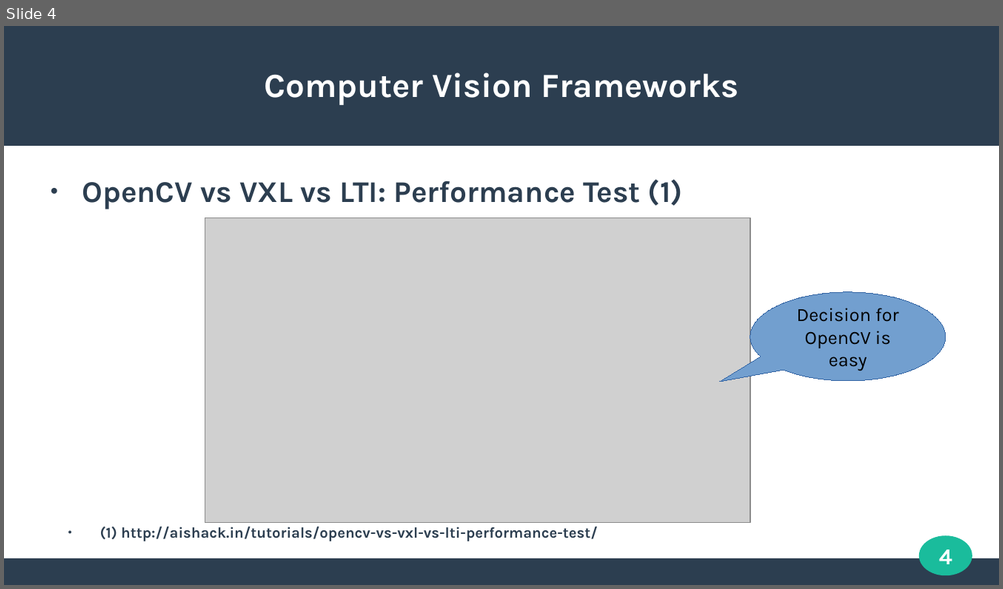
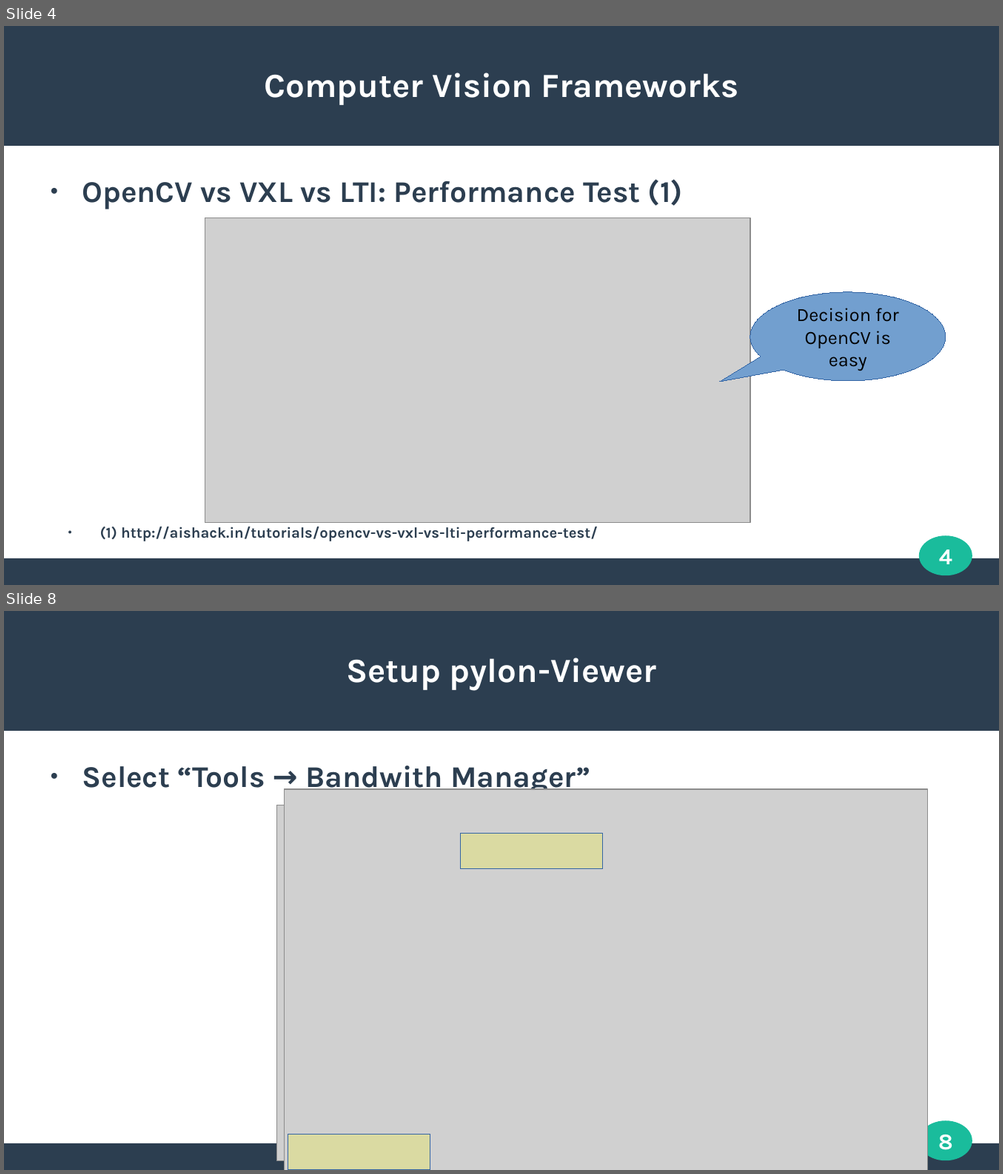
Before and after one commit to k-dieter/EmbeddedVision_Intro_1, a slide deck: EmbeddedVision_Session-2/EmbeddedVision_Session-2.odp. Shown one above the other, each under a label of ours: slide 4 before the commit, slides 4 and 8 after it; the slides between them are not shown. The pictures are 1003x589 and 1003x1174 pixels, drawn with LibreOffice and Linux fonts; fonts in the diff are those of the drawing; grey boxes stand for pictures. Boxes give left, top, right and bottom in pixels: in the first picture for what was removed or moved away, otherwise in the second. Text is boxed around its words. In the diff, an @@ line names an element or a change of style, - is before the commit and + after.

```diff
--- a/EmbeddedVision_Session-2/EmbeddedVision_Session-2.odp
+++ b/EmbeddedVision_Session-2/EmbeddedVision_Session-2.odp
@@ slide 8 added at (4, 611, 999, 1170), background #FFFFFF; not listed: 3 template elements that a slide beside it also shows @@
@@ title added at (346, 658, 657, 690), 27 pt, text #FFFFFF, bold @@
+Setup pylon-Viewer
@@ text added at (82, 766, 590, 795), 24 pt, text #2C3E50, bold @@
+● Select “Tools → Bandwith Manager”
@@ picture added at (276, 805, 910, 1162) @@
@@ picture added at (284, 789, 928, 1170) @@
@@ rectangle added at (461, 834, 603, 869), fill #FFFF00 at 22% opacity, outline #3465A4 0 pt @@
@@ rectangle added at (288, 1136, 430, 1170), fill #FFFF00 at 22% opacity, outline #3465A4 0 pt @@
@@ page number added at (938, 1135, 953, 1150), 18 pt, text #FFFFFF, bold @@
+8
```
Also in this commit, not shown: 1 slide changed, 4 other slides added, 1 other file.
